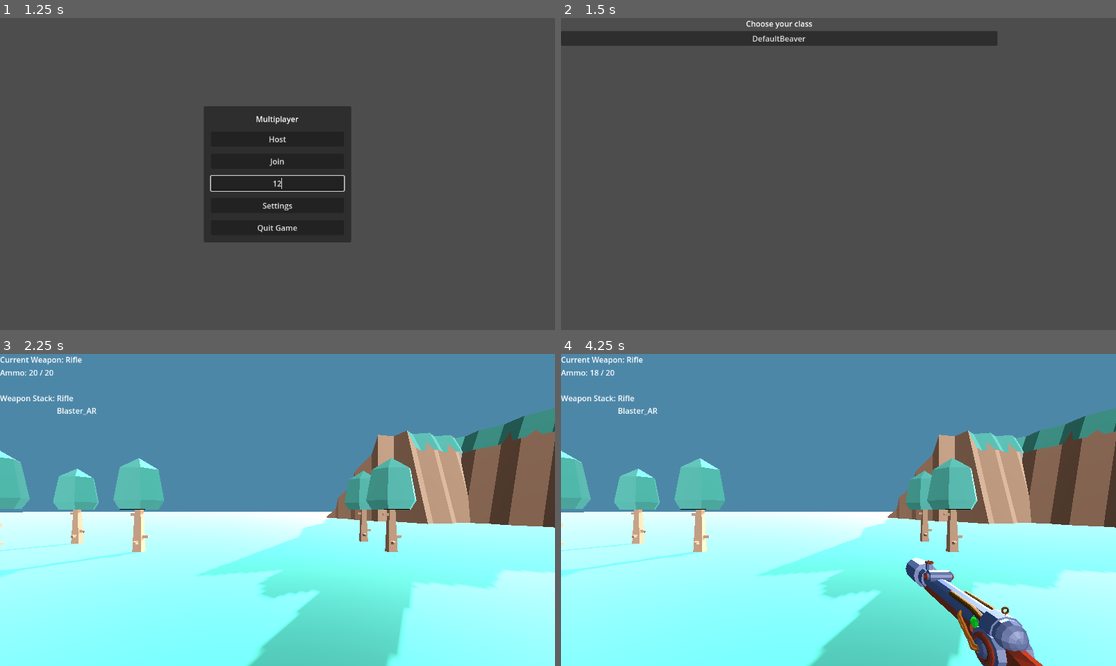
Above: before the commit, frames 1-4 (two rows, left to right).
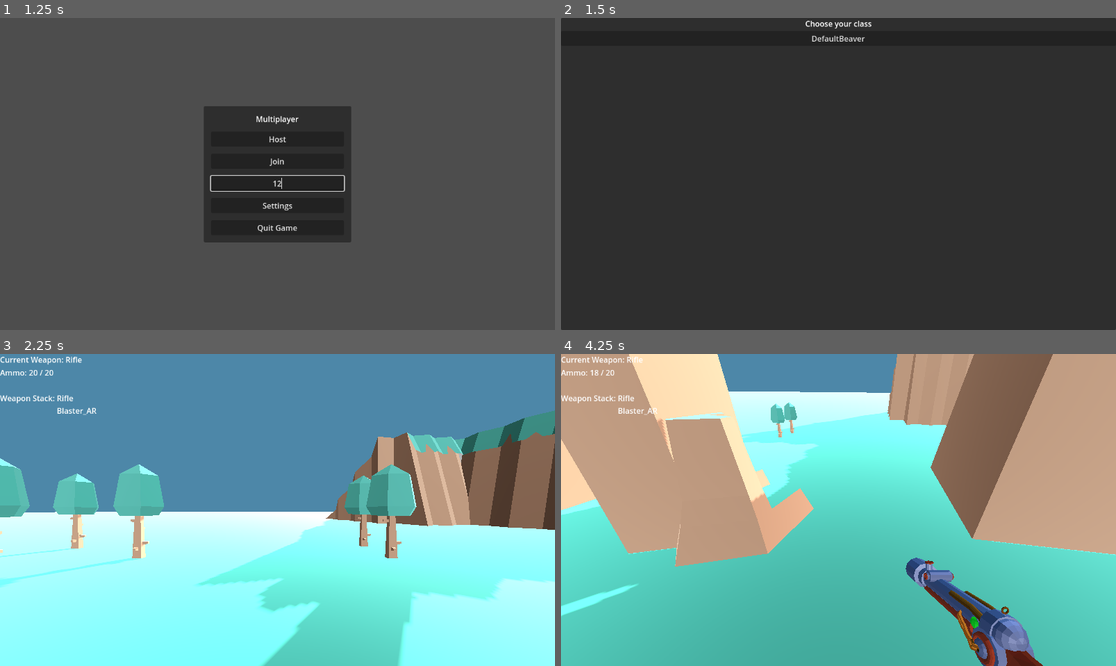
Above: after the commit, the same moments.

Repository: CT-Inc/beaverdev
Game: Godot game, scene res://Scenes/Main.tscn
The game is run twice, just before and just after one commit, with the same random seed, the same clock (stepped at 60 frames per second) and the same inputs.
Inputs (mouse positions are in pixels of both pictures, inside the frame that each line leads up to):
- Up to frame 1 (1.25 s): click (277, 183) at 0.52 s; type "12" at 0.6 s
- Up to frame 2 (1.5 s): click "Join" at 1.25 s
- Up to frame 3 (2.25 s): click "DefaultBeaver" at 2 s
- Up to frame 4 (4.25 s): move the mouse to (960, 494) at 2.77 s; press the mouse at (960, 494) at 2.78 s; hold D (move_right) 2.78-3.53 s; tap Space (jump) at 3.02, 3.77 s; move the mouse to (727, 525) at 3.52 s; release the mouse at (727, 525) at 3.53 s; hold S (move_down) from 3.53 s (still down); tap Mouse wheel down (switch_weapon_down) at 3.6 s; click (727, 525) at 3.67 s

Frame 1 is identical in both runs. In frame 2, 96% of the frame differs, in the area x 0-100%, y 0-100%; in frame 3, 6.2%; in frame 4, 92%.
Error before the commit: Invalid assignment of property or key 'speed' with value of type 'float' on a base object of type 'CharacterBody3D (Player.gd)'. (res://Scripts/Player/Player.g…
Error after the commit: Invalid access to property or key 'speed' on a base object of type 'null instance'. (res://Scripts/Player/Player.gd:68)

Commit message:
updated class menu
updated class menu

Diff:
--- a/Scripts/Main.gd
+++ b/Scripts/Main.gd
@@ -11,6 +11,7 @@
 const PORT = 9999
 var enet_peer = ENetMultiplayerPeer.new()
 var class_selection_menu
+var player
 
 func _ready():
 	world.visible = false  # Ensure the World is hidden initially
@@ -34,7 +35,7 @@
 
 
 func _on_join_button_pressed():
-	_start_game()
+	_show_class_selection_menu()
 
 	var address = address_entry.text
 	var result = enet_peer.create_client(address, PORT)
@@ -46,7 +47,7 @@
 	print("Connecting to server at %s..." % address)
 
 func _start_server():
-	_start_game()
+	_show_class_selection_menu()
 
 	var result = enet_peer.create_server(PORT)
 	if result != OK:
@@ -57,38 +58,42 @@
 	multiplayer.peer_disconnected.connect(remove_player)
 
 	if not OS.has_feature("dedicated_server"):
-		add_player(multiplayer.get_unique_id())
+		add_player(multiplayer.get_unique_id(),"")
 
 	print("Server started. Waiting for clients to connect...")
 
-func _start_game():
+func _show_class_selection_menu():
 	main_menu.hide()
-	world.visible = true  # Make the World visible
+	Input.set_mouse_mode(Input.MOUSE_MODE_VISIBLE)
 	class_selection_menu = ClassSelectionMenu.instantiate()
 	add_child(class_selection_menu)
 	class_selection_menu.connect("class_selected" , _on_class_selected)
 
+func _on_class_selected(className):
+	print("Class selected: %s" % className)
+	_start_game(className)
+	class_selection_menu.queue_free()
+	Input.set_mouse_mode(Input.MOUSE_MODE_CAPTURED)
 
-func _on_class_selected(className):
-	var player = Player.instantiate()
-	add_child(player)
-	player.set_class(load("res://Scripts/Classes/%s.tres" % className))
-	class_selection_menu.queue_free()
-	print("Class selected: %s" % className)
+func _start_game(className):
+	world.visible = true  # Make the World visible
+	add_player(multiplayer.get_unique_id(), className)
+	print("Game started with class: %s" % className)
 
-func add_player(peer_id):
-	var player = Player.instantiate()
-	player.name = str(peer_id)
-	add_child(player, true)
-	print("Player %s connected" % str(peer_id))
+func add_player(peer_id, className = ""):
+	if player == null:
+		player = Player.instantiate()
+		player.name = str(peer_id)
+		if className != "":
+			player.set_class(load("res://classes/%s.tres" % className))
+		add_child(player, true)
+		print("Player %s connected" % str(peer_id))
 
 func remove_player(peer_id):
 	var player = get_node_or_null(str(peer_id))
 	if player:
 		player.queue_free()
 		print("Player %s disconnected" % str(peer_id))
-
-
 
 
 func _on_quit_game_pressed():
--- a/Scripts/Player/Player.gd
+++ b/Scripts/Player/Player.gd
@@ -21,6 +21,8 @@
 var MOUSE_SENS: float = 0.1
 
 var current_class: CharacterClass
+var health: int
+var player_speed
 
 # Signals
 signal player_hit
@@ -63,7 +65,7 @@
 
 func set_class(new_class: CharacterClass):
 	current_class = new_class
-	self.speed = new_class.speed
+	self.player_speed = new_class.speed
 	self.health = new_class.health
 	weapons_manager.Initialize(new_class.start_weapons)
 
--- a/Scripts/Settings (GUIs)/ClassSelectionMenu.gd
+++ b/Scripts/Settings (GUIs)/ClassSelectionMenu.gd
@@ -3,7 +3,7 @@
 signal class_selected
 
 func _ready():
-	$VBoxContainer/DefaultBeaver_Button.connect("pressed", _on_defaultBeaver_button_pressed)
+	$PanelContainer/VBoxContainer/DefaultBeaver_Button.connect("pressed", _on_defaultBeaver_button_pressed)
 
 func _on_defaultBeaver_button_pressed():
 	emit_signal("class_selected", "Default_Beaver")
--- a/Scripts/Settings (GUIs)/ClassSelectionMenu.tscn
+++ b/Scripts/Settings (GUIs)/ClassSelectionMenu.tscn
@@ -4,21 +4,30 @@
 
 [node name="ClassSelectionMenu" type="Control"]
 layout_mode = 3
-anchors_preset = 0
-offset_right = 40.0
-offset_bottom = 40.0
+anchors_preset = 15
+anchor_right = 1.0
+anchor_bottom = 1.0
+grow_horizontal = 2
+grow_vertical = 2
 script = ExtResource("1_6nynl")
 
-[node name="VBoxContainer" type="VBoxContainer" parent="."]
-layout_mode = 0
-offset_right = 906.0
-offset_bottom = 442.0
+[node name="PanelContainer" type="PanelContainer" parent="."]
+layout_mode = 1
+anchors_preset = 15
+anchor_right = 1.0
+anchor_bottom = 1.0
+grow_horizontal = 2
+grow_vertical = 2
 
-[node name="Label" type="Label" parent="VBoxContainer"]
+[node name="VBoxContainer" type="VBoxContainer" parent="PanelContainer"]
+layout_mode = 2
+
+[node name="Label" type="Label" parent="PanelContainer/VBoxContainer"]
 layout_mode = 2
 text = "Choose your class"
 horizontal_alignment = 1
+vertical_alignment = 1
 
-[node name="DefaultBeaver_Button" type="Button" parent="VBoxContainer"]
+[node name="DefaultBeaver_Button" type="Button" parent="PanelContainer/VBoxContainer"]
 layout_mode = 2
 text = "DefaultBeaver"
